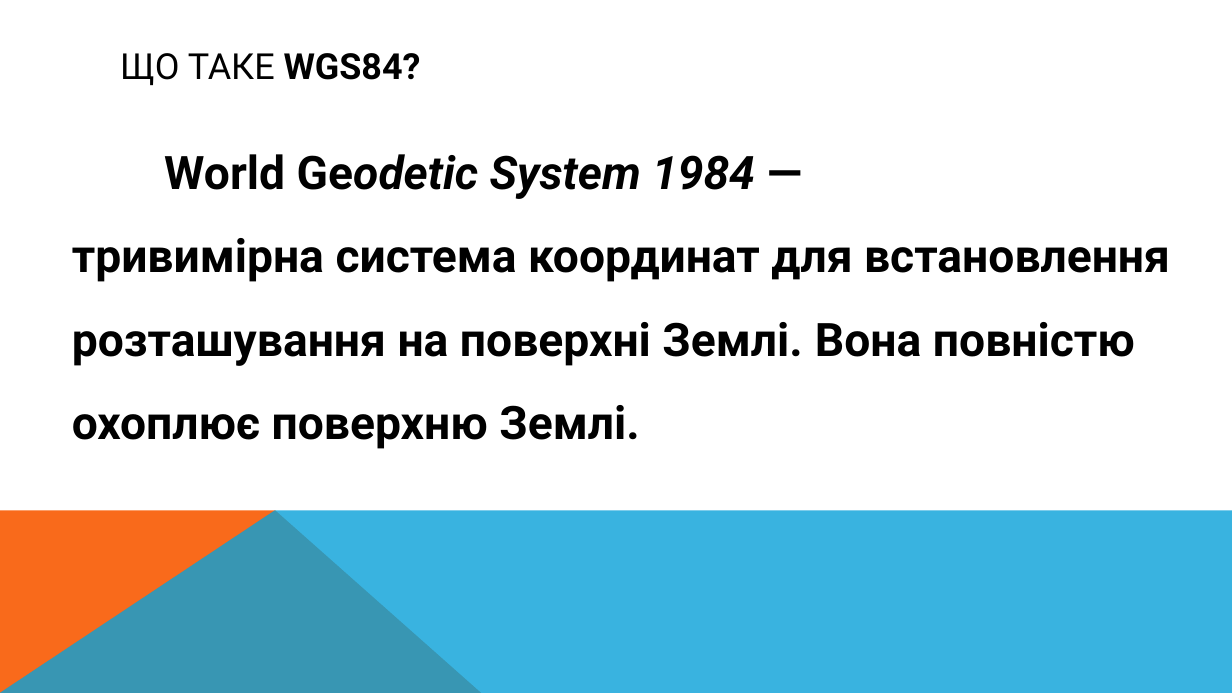
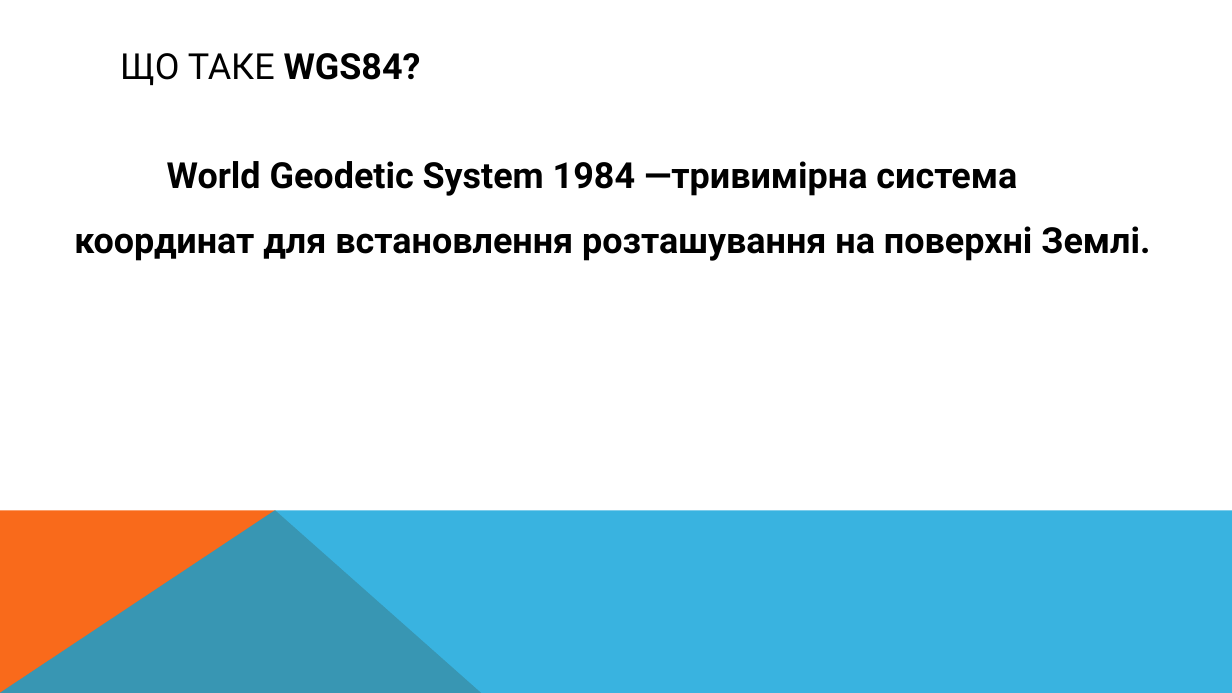
Before and after one commit to Ap3lsin4k/ANDRII-I_liceum, a slide deck: slide 4 of Peppers.pptx (slide 5 before the commit). Drawn at 1232x693 pixels with LibreOffice and Linux fonts; fonts in the diff are those of the drawing. Boxes give left, top, right and bottom in pixels: in the first picture for what was removed or moved away, otherwise in the second. Text is boxed around its words. In the diff, an @@ line names an element or a change of style, - is before the commit and + after.

```diff
--- a/Peppers.pptx
+++ b/Peppers.pptx
@@ text at box(74, 161, 1150, 261): text changed; size 36 to 28 pt @@
-World Geodetic System 1984 —тривимірна система координат для встановлення розташування на поверхні Землі. Вона повністю охоплює поверхню Землі.
+World Geodetic System 1984 —тривимірна система координат для встановлення розташування на поверхні Землі.
```
Also in this commit, not shown: 3 other slides changed, 2 slides added, 1 slide removed, 1 other file.
